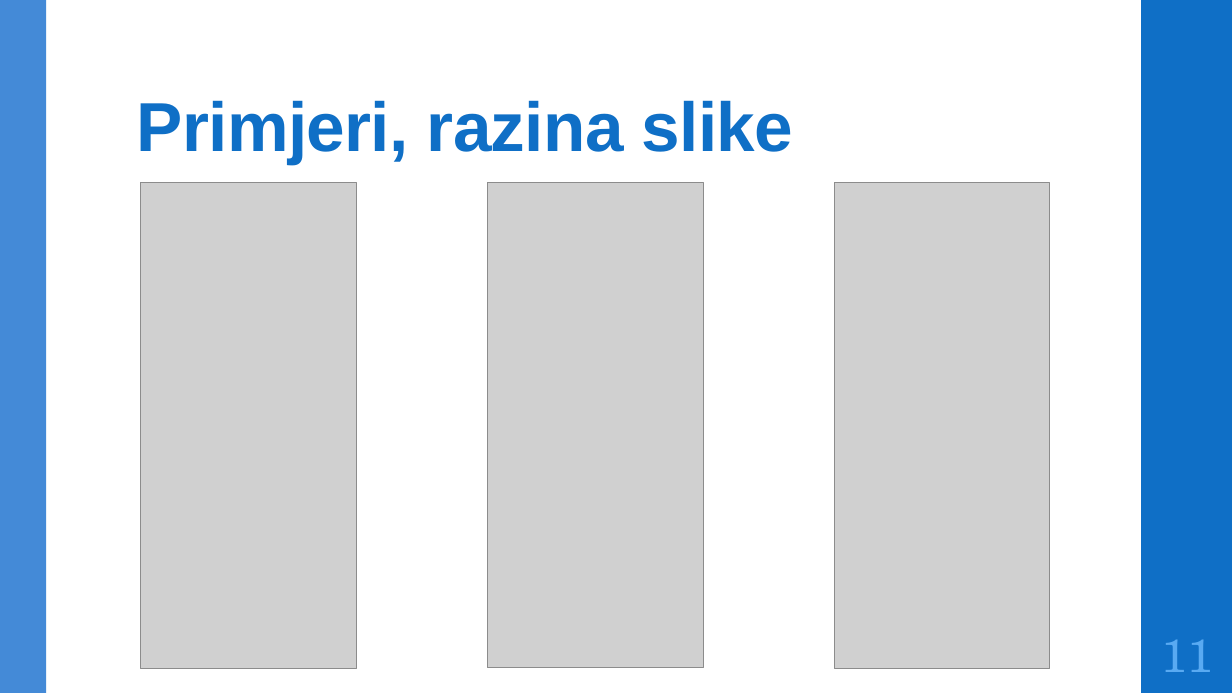
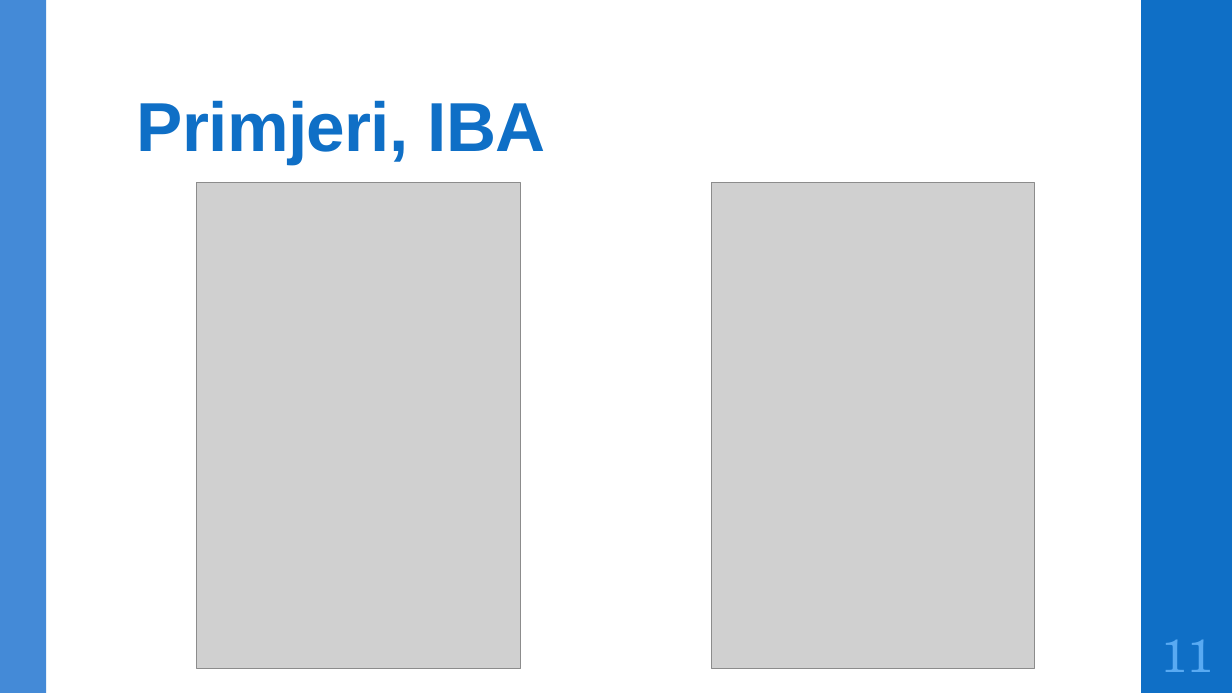
Before and after one commit to DomJamb/Seminar, a slide deck: slide 12 of Dokumentacija/Prezentacija/Trojanski napadi na modele za semantičku segmentaciju.pptx. Drawn at 1232x693 pixels with LibreOffice and Linux fonts; fonts in the diff are those of the drawing; grey boxes stand for pictures. Boxes give left, top, right and bottom in pixels: in the first picture for what was removed or moved away, otherwise in the second. Text is boxed around its words. In the diff, an @@ line names an element or a change of style, - is before the commit and + after.

```diff
--- a/Dokumentacija/Prezentacija/Trojanski napadi na modele za semantičku segmentaciju.pptx
+++ b/Dokumentacija/Prezentacija/Trojanski napadi na modele za semantičku segmentaciju.pptx
@@ title at bbox=[137, 100, 545, 164]: text changed @@
-Primjeri, razina slike
+Primjeri, IBA
@@ picture removed at bbox=[141, 183, 358, 669] @@
@@ picture added at bbox=[197, 183, 521, 669] @@
@@ picture removed at bbox=[488, 183, 704, 668] @@
@@ picture: place and size @@
-picture at bbox=[835, 183, 1051, 669]
+picture at bbox=[712, 183, 1035, 669]
```
Also in this commit, not shown: 4 other slides changed, 4 slides added, 4 slides removed, 3 other files.
